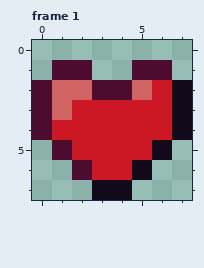
A pixel-art file gets an edit: Fighting Ghosts in Another World/Godot/Assets/Textures/UI/heart.aseprite. Above: the version before the commit.
8x8 pixels, 4 frames. Shown: frame 1. The commit also changed other frames, which this record leaves out.
And afterwards:
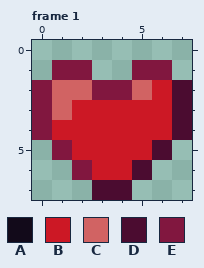
Palette (. is transparent): A #120a1a  B #cc1825  C #d16363  D #4b0c30  E #81173f
Change:
Changed rows in their new state; - is an unchanged pixel.
Frame 1:
first column x 0:
1 -EE--EE-
2 E--EE--D
3 E------D
4 E------D
5 -E----D-
6 --E--D--
7 ---DD---
Where, in picture pixels (left, top, right, bottom), the same in both pictures:
changed: (32, 60, 192, 200)
